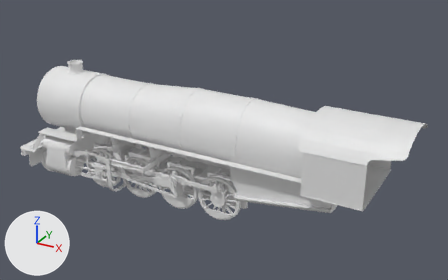
An edit to the Blender file USRA Heavy Mikado/model/Heavy Mikado.blend, drawn before and after from the same camera.
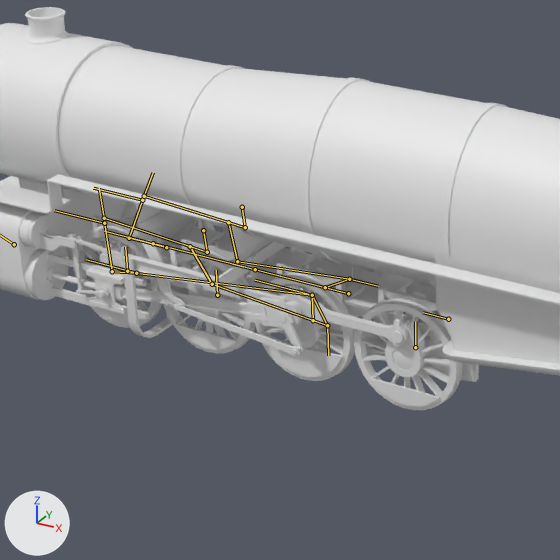
There are two pictures of each version: one whole from a 50 mm camera at (11.44, -17.51, 11.49) aimed at (1.5, 0.57, 2.45), one close up on the part from 13% to 63% of the width and 20% to 100% of the height. Arrows for +X, +Y and +Z are at lower left; the lights stay in place. Both versions are drawn at frame 23 of the action 'ArmatureAction'; the numbers are the values there. The bones that bend it are drawn over the model as lines in the close-ups.
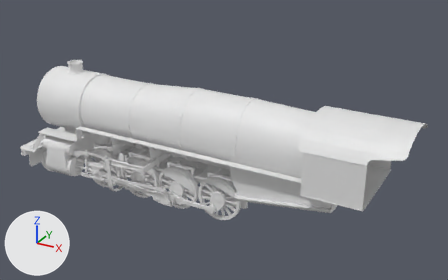
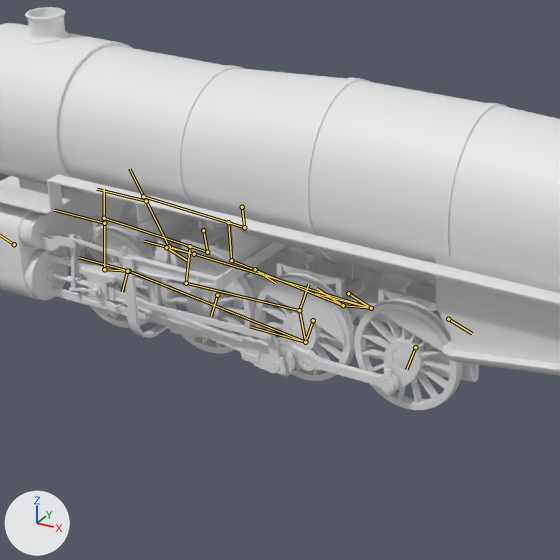
Pixel boxes (x1, y1, x2, y2) of what changed, in the close-ups (560 x 560 px):
'Cylinder.003', posed: (43, 226, 462, 410) in both
'Cylinder.009', posed: before (134, 213, 436, 334); after (134, 213, 436, 333)
bone '3', root to tip: before (348, 293) to (325, 287); after (348, 293) to (371, 308)
bone 'L', root to tip: before (142, 200) to (93, 188); after (146, 201) to (97, 189)
bone '4', root to tip: before (448, 319) to (423, 312); after (448, 319) to (472, 333)
bone '2', root to tip: before (255, 269) to (232, 264); after (255, 269) to (276, 283)
bone '1', root to tip: before (166, 247) to (146, 242); after (166, 247) to (187, 260)
bone '3', root to tip: before (313, 320) to (312, 295); after (313, 320) to (305, 342)
bone '4', root to tip: before (415, 347) to (415, 321); after (415, 347) to (406, 369)
bone '2', root to tip: before (217, 295) to (216, 270); after (217, 295) to (211, 316)
bone '1', root to tip: before (127, 271) to (125, 247); after (127, 271) to (122, 292)

The edits, one by one:
Bone '3' (bone_3) turns from (90, 0, 0) to (-70, 0, 0) degrees about its own x, y and z.
Bone 'L' (bone_l) moves from (0.0, 0.05, 0.0) to (0.0, -0.02, 0.0).
Bone '4' (bone_4) turns from (90, 0, 0) to (-70, 0, 0) degrees about its own x, y and z.
Bone '2' (bone_2) turns from (90, 0, 0) to (-70, 0, 0) degrees about its own x, y and z.
Bone '1' (bone_1) turns from (90, 0, 0) to (-70, 0, 0) degrees about its own x, y and z.
Bone '3' (bone_3_) turns from (-180, 0, 0) to (20, 0, 0) degrees about its own x, y and z.
Bone '4' (bone_4_) turns from (-180, 0, 0) to (20, 0, 0) degrees about its own x, y and z.
Bone '2' (bone_2_) turns from (-180, 0, 0) to (20, 0, 0) degrees about its own x, y and z.
Bone '1' (bone_1_) turns from (-180, 0, 0) to (20, 0, 0) degrees about its own x, y and z.
